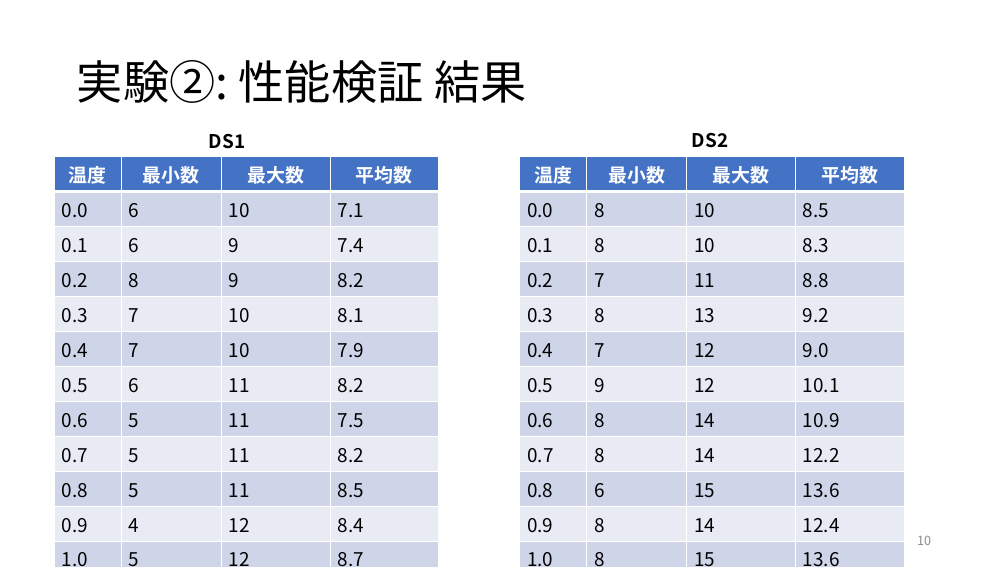
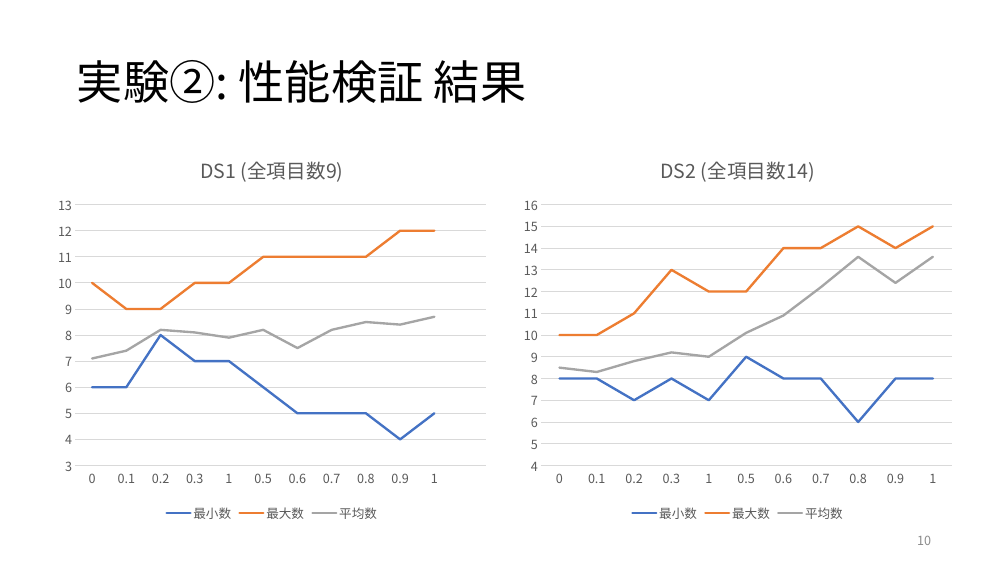
Before and after one commit to RyutoIida/edu, a slide deck: slide 10 of paper/卒論.pptx. Drawn at 1008x567 pixels with LibreOffice and Linux fonts; fonts in the diff are those of the drawing. Boxes give left, top, right and bottom in pixels: in the first picture for what was removed or moved away, otherwise in the second. Text is boxed around its words. In the diff, an @@ line names an element or a change of style, - is before the commit and + after.

```diff
--- a/paper/卒論.pptx
+++ b/paper/卒論.pptx
@@ line chart added at [49, 140, 495, 526] @@
+title "DS1 (全項目数9) "
+categories: 0, 0.1, 0.2, 0.3, 1, 0.5, 0.6, 0.7, 0.8, 0.9, 1, 
+最小数: 6, 6, 8, 7, 7, 6, 5, 5, 5, 4, 5, -
+最大数: 10, 9, 9, 10, 10, 11, 11, 11, 11, 12, 12, -
+平均数: 7.1, 7.4, 8.2, 8.1, 7.9, 8.2, 7.5, 8.2, 8.5, 8.4, 8.7, -
@@ text removed at [209, 133, 245, 149] @@
-DS1
@@ line chart added at [515, 140, 960, 526] @@
+title "DS2 (全項目数14) "
+categories: 0, 0.1, 0.2, 0.3, 1, 0.5, 0.6, 0.7, 0.8, 0.9, 1
+最小数: 8, 8, 7, 8, 7, 9, 8, 8, 6, 8, 8
+最大数: 10, 10, 11, 13, 12, 12, 14, 14, 15, 14, 15
+平均数: 8.5, 8.3, 8.8, 9.2, 9, 10.1, 10.9, 12.2, 13.6, 12.4, 13.6
@@ text removed at [692, 132, 728, 148] @@
-DS2
@@ table removed at [54, 157, 439, 567], 12 rows, 4 columns @@
-温度 | 最小数 | 最大数 | 平均数
-0.0 | 6 | 10 | 7.1
-0.1 | 6 | 9 | 7.4
-0.2 | 8 | 9 | 8.2
-0.3 | 7 | 10 | 8.1
-0.4 | 7 | 10 | 7.9
-0.5 | 6 | 11 | 8.2
-0.6 | 5 | 11 | 7.5
-0.7 | 5 | 11 | 8.2
-0.8 | 5 | 11 | 8.5
-0.9 | 4 | 12 | 8.4
-1.0 | 5 | 12 | 8.7
@@ table removed at [520, 157, 904, 567], 12 rows, 4 columns @@
-温度 | 最小数 | 最大数 | 平均数
-0.0 | 8 | 10 | 8.5
-0.1 | 8 | 10 | 8.3
-0.2 | 7 | 11 | 8.8
-0.3 | 8 | 13 | 9.2
-0.4 | 7 | 12 | 9.0
-0.5 | 9 | 12 | 10.1
-0.6 | 8 | 14 | 10.9
-0.7 | 8 | 14 | 12.2
-0.8 | 6 | 15 | 13.6
-0.9 | 8 | 14 | 12.4
-1.0 | 8 | 15 | 13.6
```
Also in this commit, not shown: 5 other slides changed.
